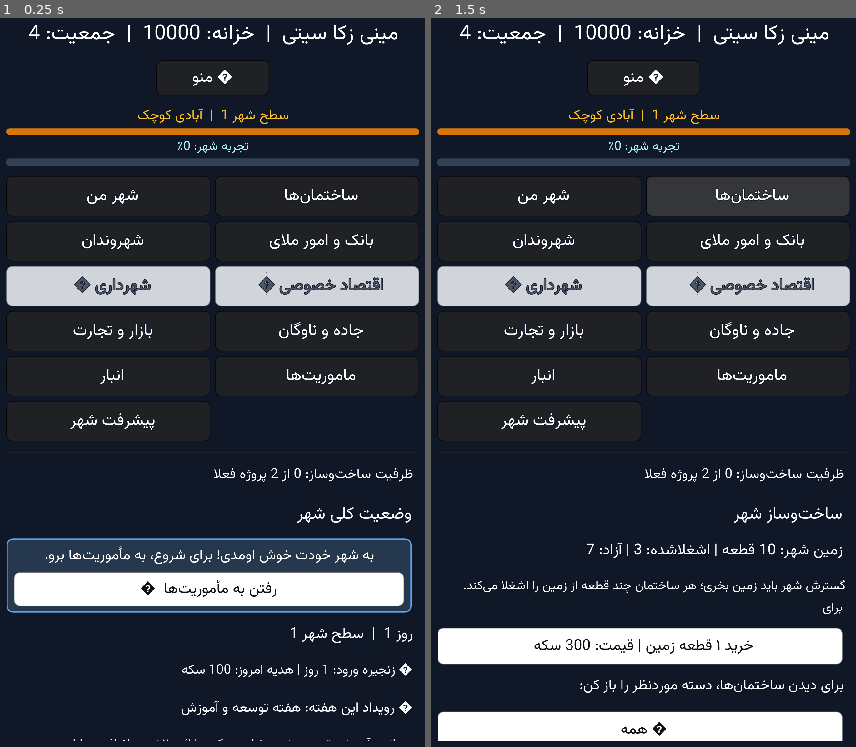
Above: before the commit, frames 1-2 (left to right).
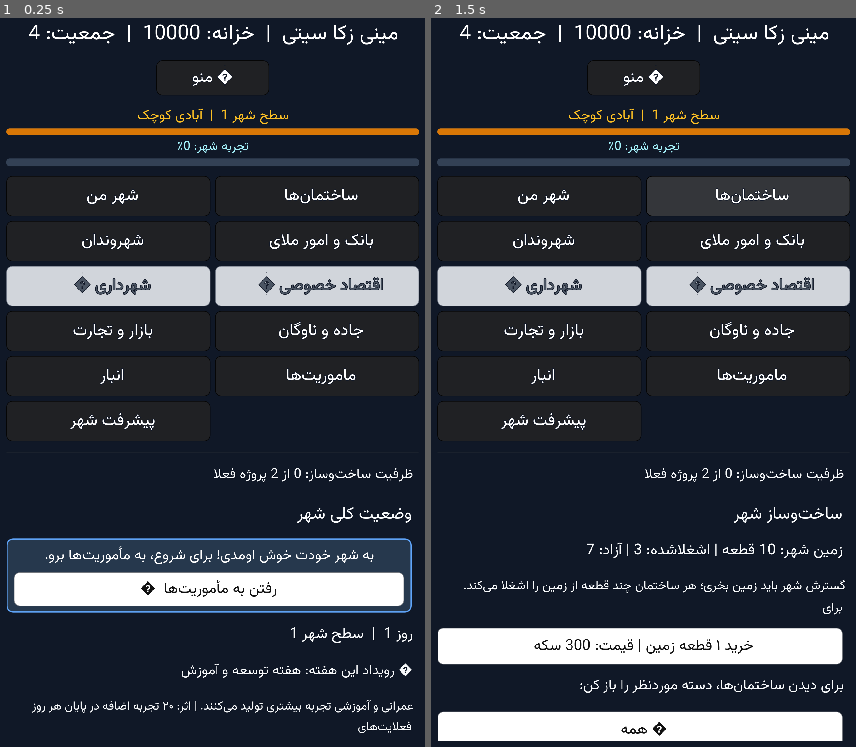
Above: after the commit, the same moments.

Repository: zekainstabot/mini-zeka-city
Game: Godot game, scene res://Main.tscn
Two runs of this game, one before a commit and one after it. Both use one fixed random seed, a clock stepped at 60 frames per second and the inputs below.
Inputs:
- Up to frame 1 (0.25 s): no input
- Up to frame 2 (1.5 s): click "ﻦﻣ ﺮﻬﺷ" at 0.5 s; click "ﺎﻫ‌ﻥﺎﻤﺘﺧﺎﺳ" at 1.25 s

The runs differ from the first frame. In frame 1, 0.8% of the frame differs, in the area x 7-98%, y 88-100%; in frame 2, nothing differs.

Commit message:
Move daily login reward below worker summary

Diff:
--- a/scripts/Main.gd
+++ b/scripts/Main.gd
@@ -1053,13 +1053,9 @@
 			_add_label("وضعیت کلی شهر", 22)
 			_show_welcome_mission_hint()
 			_add_label("روز %d  |  سطح شهر %d" % [s.day,s.level], 19)
-			var login_reward_status = game.get_login_reward_status()
-			_add_label("🎁 زنجیره ورود: %d روز | هدیه امروز: %d سکه" % [int(login_reward_status.streak),int(login_reward_status.reward)],16)
 			var weekly_city_event = game.get_weekly_city_event()
 			_add_label("🌟 رویداد این هفته: %s" % str(weekly_city_event.get("title","")),17)
 			_add_label("%s | اثر: %s" % [str(weekly_city_event.get("description","")),str(weekly_city_event.get("effect",""))],14)
-			var login_reward_button = _add_button("🎁 دریافت هدیه ورود روزانه",self,"claim_login_reward")
-			login_reward_button.disabled = bool(login_reward_status.claimed) or not bool(login_reward_status.logged_in)
 
 			var pending_decision = game.get_pending_city_decision()
 			if not pending_decision.empty():
@@ -1081,6 +1077,10 @@
 			clock_label = _add_label("روز | زمان باقی‌مانده: 00:07", 18)
 			_add_label("خزانه: %d / %d سکه  |  پول قفل‌شده: %d" % [s.money,game.get_treasury_capacity(),game.get_locked_money()], 20)
 			_add_label("جمعیت: %d نفر  |  شاغل: %d  |  بیکار: %d" % [s.population,game.get_employed_count(),game.get_unemployed_count()], 19)
+			var login_reward_status = game.get_login_reward_status()
+			_add_label("🎁 زنجیره ورود: %d روز | هدیه امروز: %d سکه" % [int(login_reward_status.streak),int(login_reward_status.reward)],16)
+			var login_reward_button = _add_button("🎁 دریافت هدیه ورود روزانه",self,"claim_login_reward")
+			login_reward_button.disabled = bool(login_reward_status.claimed) or not bool(login_reward_status.logged_in)
 			var municipal_economy = s.get("last_economy", {})
 			var municipal_daily_income = int(municipal_economy.get("tax_income",0)) + int(municipal_economy.get("consumer_tax_income",0)) + int(municipal_economy.get("station_income",0)) + int(municipal_economy.get("road_income",0))
 			var municipal_daily_total = int(municipal_economy.get("accepted_income",0))
